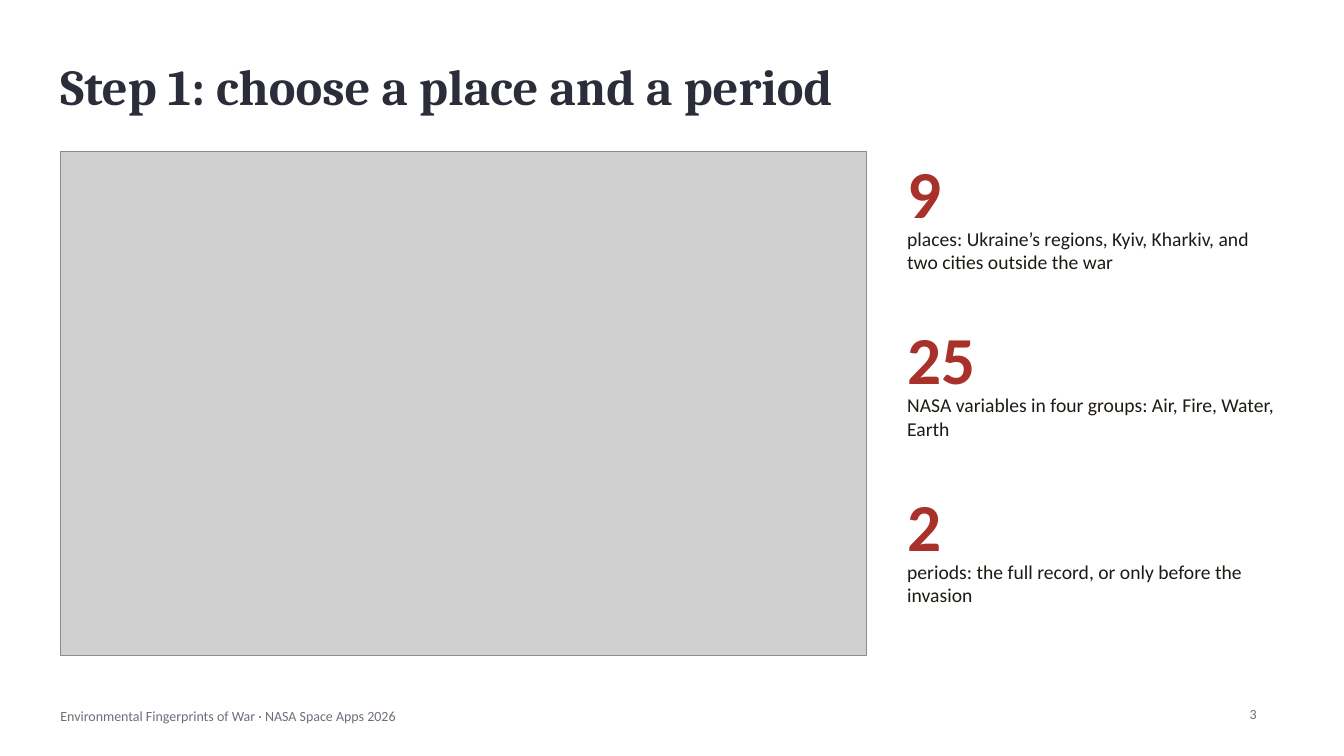
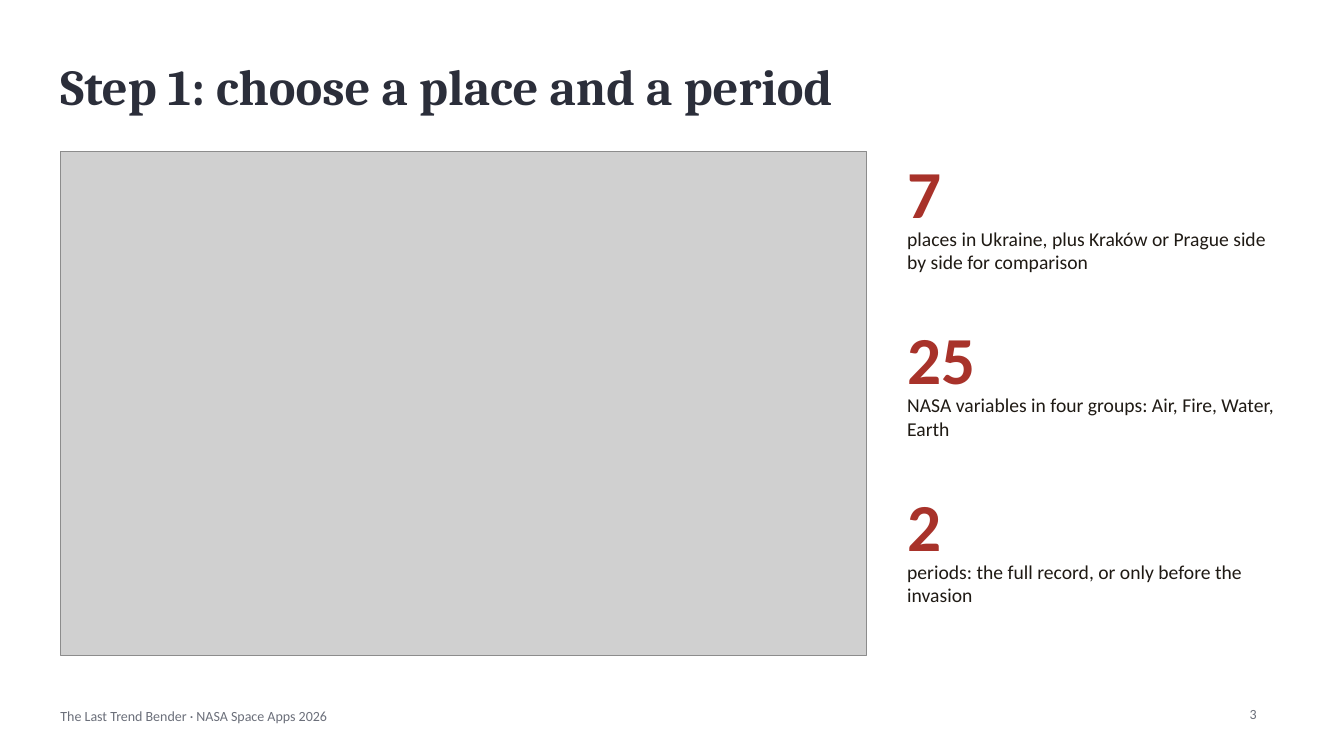
Before and after one commit to ghefarshalhoup/last-trend-bender, a slide deck: slide 3 of docs/submission/demo-deck.pptx. Drawn at 1344x756 pixels with LibreOffice and Linux fonts; fonts in the diff are those of the drawing; grey boxes stand for pictures. Boxes give left, top, right and bottom in pixels: in the first picture for what was removed or moved away, otherwise in the second. Text is boxed around its words. In the diff, an @@ line names an element or a change of style, - is before the commit and + after.

```diff
--- a/docs/submission/demo-deck.pptx
+++ b/docs/submission/demo-deck.pptx
@@ text at [907, 174, 941, 234]: text changed @@
-9
+7
@@ text at [907, 232, 1265, 272]: text changed @@
-places: Ukraine’s regions, Kyiv, Kharkiv, and two cities outside the war
+places in Ukraine, plus Kraków or Prague side by side for comparison
@@ text at [60, 711, 327, 723]: text changed @@
-Environmental Fingerprints of War · NASA Space Apps 2026
+The Last Trend Bender · NASA Space Apps 2026
```
Also in this commit, not shown: 6 other slides changed, 27 other files.
